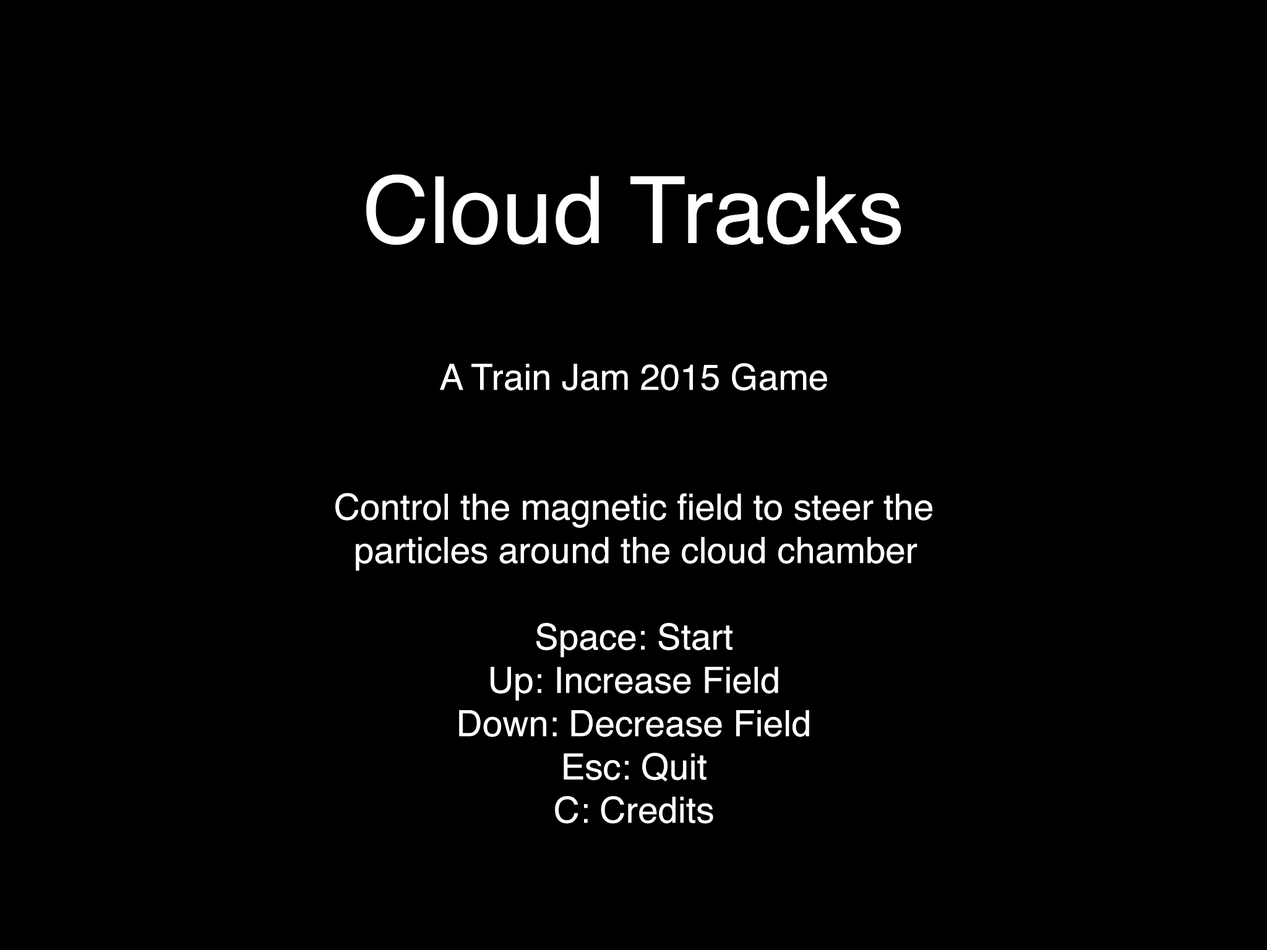
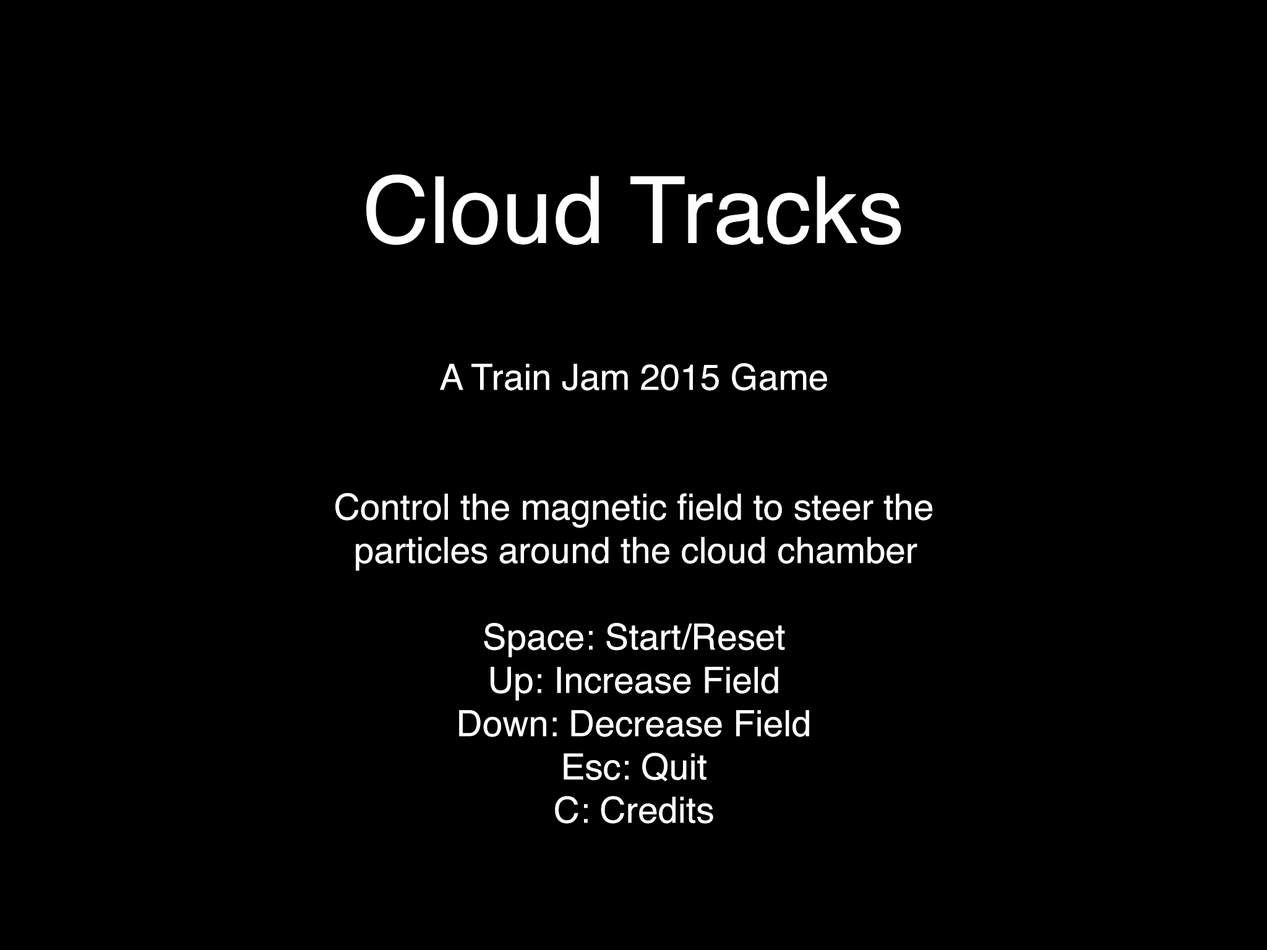
Revision of a layered 1267x950 image; what changed, layer by layer:
painted on "A Train Jam 2015 Game Control the magnetic field to steer the" over (483, 622, 785, 658)
